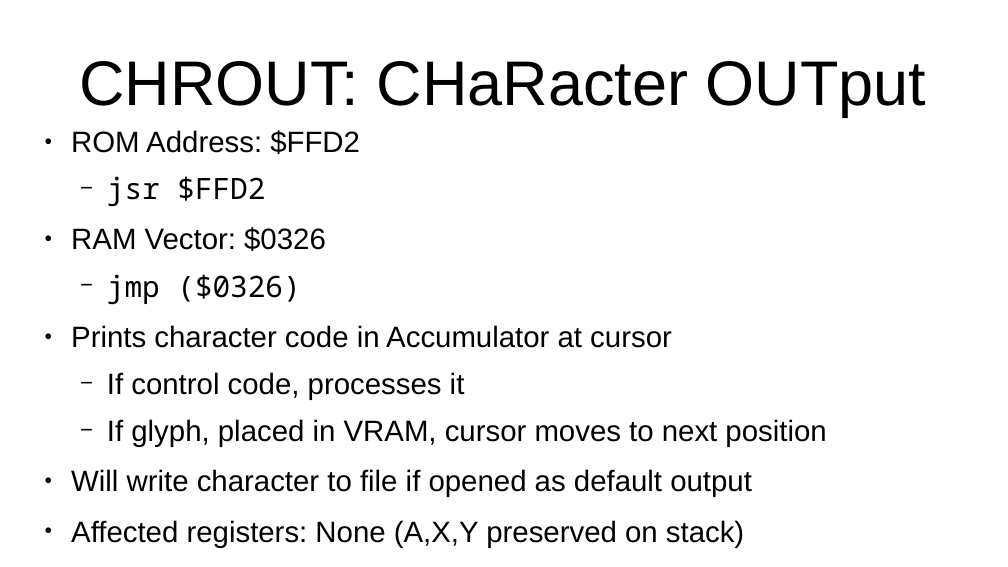
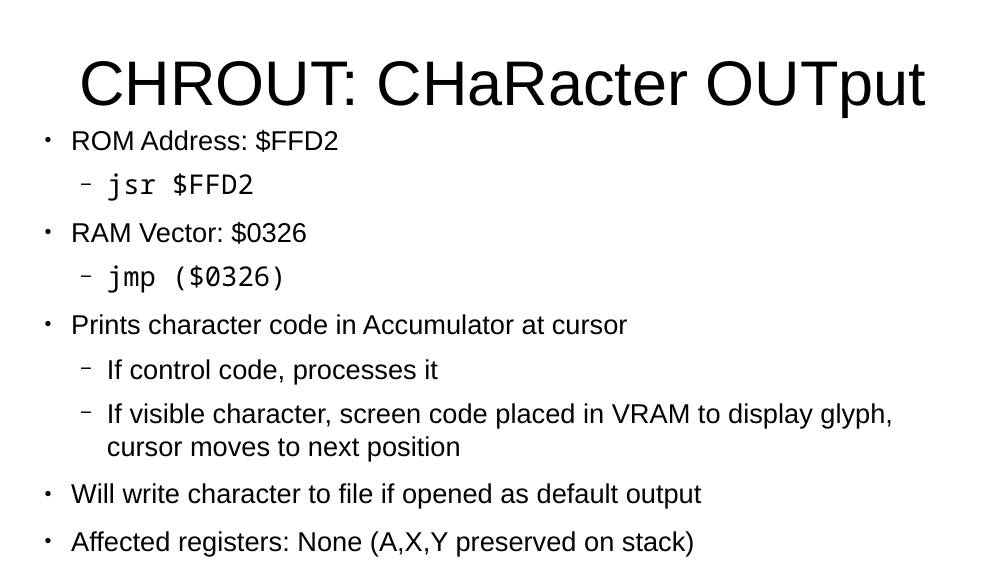
Before and after one commit to SlithyMatt/x16-assembly-tutorial, a slide deck: slide 6 of Lesson8/Lesson8.odp. Drawn at 1008x567 pixels with LibreOffice and Linux fonts; fonts in the diff are those of the drawing. Boxes give left, top, right and bottom in pixels: in the first picture for what was removed or moved away, otherwise in the second. Text is boxed around its words. In the diff, an @@ line names an element or a change of style, - is before the commit and + after.

```diff
--- a/Lesson8/Lesson8.odp
+++ b/Lesson8/Lesson8.odp
@@ text at (x1=71, y1=130, x2=702, y2=556): size 28 to 25.9 pt in "ROM Address: $FFD2", "jsr $FFD2", "RAM Vector: $0326", "jmp ($0326)" and 4 more places @@
@@ text at (x1=107, y1=403, x2=893, y2=461): text changed; size 28 to 25.9 pt @@
-  − If glyph, placed in VRAM, cursor moves to next position
+  − If visible character, screen code placed in VRAM to display glyph, cursor moves to next position
```
Also in this commit, not shown: 2 other slides changed, 9 slides added, 1 slide removed, 1 other file.
